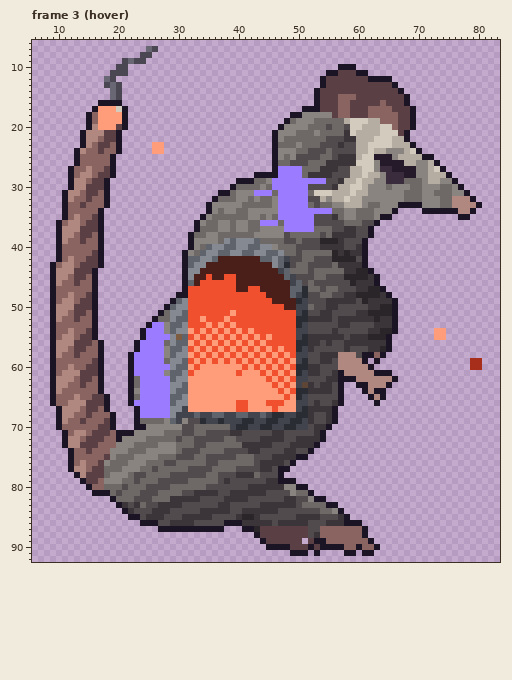
A pixel-art file gets an edit: tools/art/creatures/kilnshade/kilnshade_portrait.aseprite. That is the earlier state.
96x96 pixels, 4 frames. Colours within 5 levels of each other are drawn and written as one. Shown: frame 3 (hover): x 6..83, y 6..92. The commit also changed other frames, which this record leaves out.
New version:
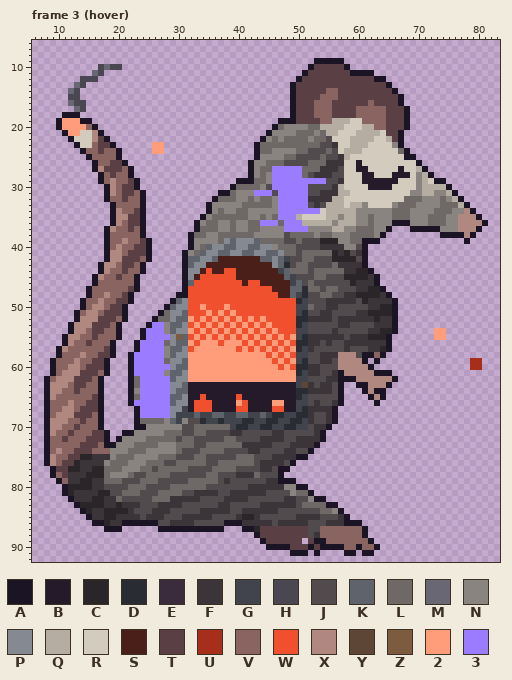
Palette (. is transparent): A #1a1424  B #241a2a  C #2a2529  D #2a2c33  E #3a2c3c  F #3b3539  G #41444d  H #4a4753  J #514b4e  K #5f636c  L #6e6866  M #6a6775  N #8a8480  P #858a92  Q #b5ada1  R #d2cbbe  S #4a1f1a  T #5a4044  U #a82e1c  V #8a6460  W #f0502e  X #b08880  Y #5e4636  Z #7c5b40  2 #ff9c7a  3 #9b7bff
The edit:
Changed rows in their new state; - is an unchanged pixel.
Frame 3 (hover), layers "glow", "leds", "corpo":
first column x 8:
 7 -----------------..-------------------------------------------------------
 8 ----------------..--------------------------------------------------------
 9 -------------....----------------------------AAAAA------------------------
10 ---------HMH-.------------------------------ATTTTT-.----------------------
11 --------MH-...-----------------------------ATTTTT--A--A-------------------
12 ------HHH-..------------------------------ATTTT-------T--.----------------
13 -----MH---...----------------------------ATTTTT----------A.---------------
14 ----MH-----..----------------------------ATTTT-VV---------A.--------------
15 ----HH-----..----------------------------ATTTTVVVTTT-------A.-------------
16 ----MHH--....----------------------------ATTTVVV-TT---V-T--A.-------------
17 -----MH-......---------------------------ATTTVVV-TT-VV---T--A.------------
18 ---AAA-.......----------------------------TTTVVV-TT-VV---TT-A.------------
19 --A222A-......-------------------------A-ATTTTVVQQ---VVV-TT-A.------------
20 --A2222VA.....------------------------AL------QQQQR----VVTT-A.------------
21 ---A22RR-A...------------------------AN--------QQRR------TTA.-------------
22 ----ARRR-TA..-----------------------ANL-----N---RRRQ-----QTA.-------------
23 -----ARR---A.----------------------ALLL---L-----FRRQ------NA..------------
24 -----.A----------------------------ALLN----------RQQ-R-RRRRLA..-----------
25 -----..A---VA----------------------ANNN--L-----J--QRR--RRRRRAA...---------
26 -----...A--TTA--------------------ANNLL-J---------RRB--RRRRRRRA...--------
27 ----....AX-TTVA-------------------ANLL3-----------RRBB-RRRR-RRQA...-------
28 ----.....AVTVVA-------------------ANLN3-----J-----RRRBBRRRBB-R-QA...------
29 ----.....AVXVVTA----------------------------------RR-BBBBBBRRRNQRAA..-----
30 ----......-XVTTA---------------------J------------R--RBBBBRRRRNQQQQA..----
31 ---.......-XVTTVA---------------------J-----JJFFF---RRRRRRRRRNNQQNNQA..---
32 ---.......-VVTVVA---------------------------FFFF---RRRRRRRRR-------NQA..--
33 ---........AVVVVA---------------------------JFJQQQR---RRRR-LLLN-----LQA..-
34 ---.......-AXVVTA-----------------------------RQQQQQNNN---LLLNNNNLLLNN----
35 ---.......-AXXTTA-------------------------QRRRRQQNQQNN--NNLLLNNNLLLNNXXXA-
36 --........-AXVTTA--------------------------QQQQQNQQQNNLNNNAAANNNLLLNNXXXXA
37 --........AXVVTVA---------------------------NNNNQQNNLLLNNA---AAAAANNNXXXA-
38 --........AVVVVVA----------------------------NL-NNNLLLLNA---------AAAAXA--
39 --........AVVXVVTA-------------------------------NNLL-AA--------------A---
40 --........AVXVVTTA--------------------------------NNJ---------------------
41 --........AXXVTTTA---------------------------------J----------------------
42 --........AXXTTTVA--------------------------------------------------------
43 -........-XXVTTVA---------------------------------------------------------
44 -........AXVVTVVA----------W--WW------------------------------------------
45 -.......-XVVTVVA----------W-WW--------------------------------------------
46 -.......-VVVVVVA---------W------W-WW--------------------------------------
47 -......AVVVVVVTA----------------WW--WW------------------------------------
48 -......AVVXVVTA----------------------WW-----------------------------------
49 -.....AVVXVVTTA-----------------------WWWW--------------------------------
50 -.....AVXXVTTA------------2---2---------WW--------------------------------
51 -....AVXXVTTTA-------------2-2--------------------------------------------
52 -....AXXXTTTVA----------2---2---2-2-2-------------------------------------
53 -...AXXXTTTVA------------2-------2-2-2------------------------------------
54 -...AXXVTTVVA-----------------------2-2-----------------------------------
55 -..A-XVVTVVVA--------------------------2-2--------------------------------
56 -..A-VV--VVA---------------2---2------2-2---------------------------------
57 -.A--VV--VTA--------------2-2-2----------2--------------------------------
58 -.A--VX--TTA-------------2-2-2-2-2-2--------------------------------------
59 -----X---TA-------------2-2-2-2-2-2-2-------------------------------------
60 -----X---TA--------------2-------2-2-2------------------------------------
61 ---------VA-------------2-------2---2-2-2---------------------------------
62 AV---T-------------------------------2-2-2--------------------------------
63 AX---T------------------BBBBBBBBBBBBBBBBBB--------------------------------
64 AX---T------------------BBBBBBBBBBBBBBBBBB--------------------------------
65 AX---V---A.-------------BBWBBBBBWBBBBBBBBB--------------------------------
66 AV---VV--A.-------------BWWWBBBB2-BBBB22BB--------------------------------
67 AVV--VT--A.-------------BWWWBBBB--BBBB-WBB--------------------------------
68 AVX--TT--A..--------------------------------------------------------------
69 AXX------A..--------------------------------------------------------------
70 AXX--T---A..--------------------------------------------------------------
71 AXVVTVV---A..-------------------------------------------------------------
72 AVVTVV----A.--------------------------------------------------------------
73 AVVVVV----AA--------------------------------------------------------------
74 AVXVVTT-------------------------------------------------------------------
75 AXVVTTCCFFF---------------------------------------------------------------
76 AXVTTCFFFF----------------------------------------------------------------
77 -ATTCCFFCC----------------------------------------------------------------
78 -AVTFFFCCC----------------------------------------------------------------
79 --AVFFCCFFLLLJJ-----------------------------------------------------------
80 ---ACCCCFFJJJ-------------------------------------------------------------
81 ---ACFFFFCCJ--------------------------------------------------------------
82 ----AFFFCCFF-JJ-----------------------------------------------------------
83 -----ACCCCFFC-F-J---------------------------------------------------------
84 ------ACFFCCCC------------------------------------------------------------
85 -------AFFCCFFFF----------------------------------------------------------
86 --------AACFFAAA----------------------------------------------------------
87 ----------AAA-------------------------------------------------------------
Changed places in both pictures, as pixel boxes (x1, y1, x2, y2):
changed: (44, 46, 158, 532)
changed: (248, 58, 488, 256)
changed: (188, 268, 296, 412)
